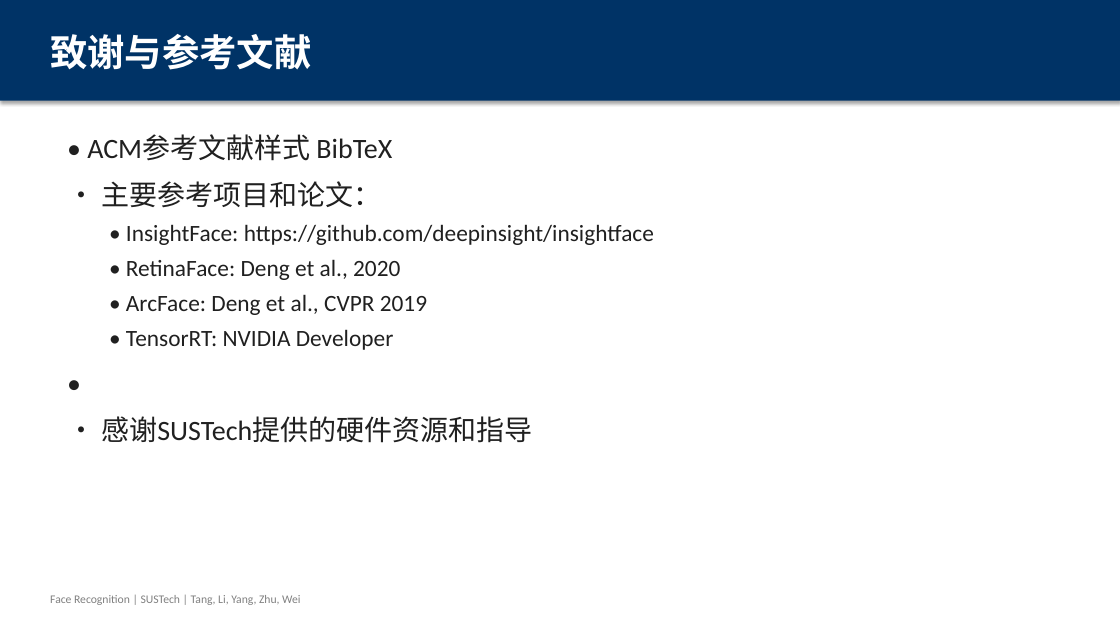
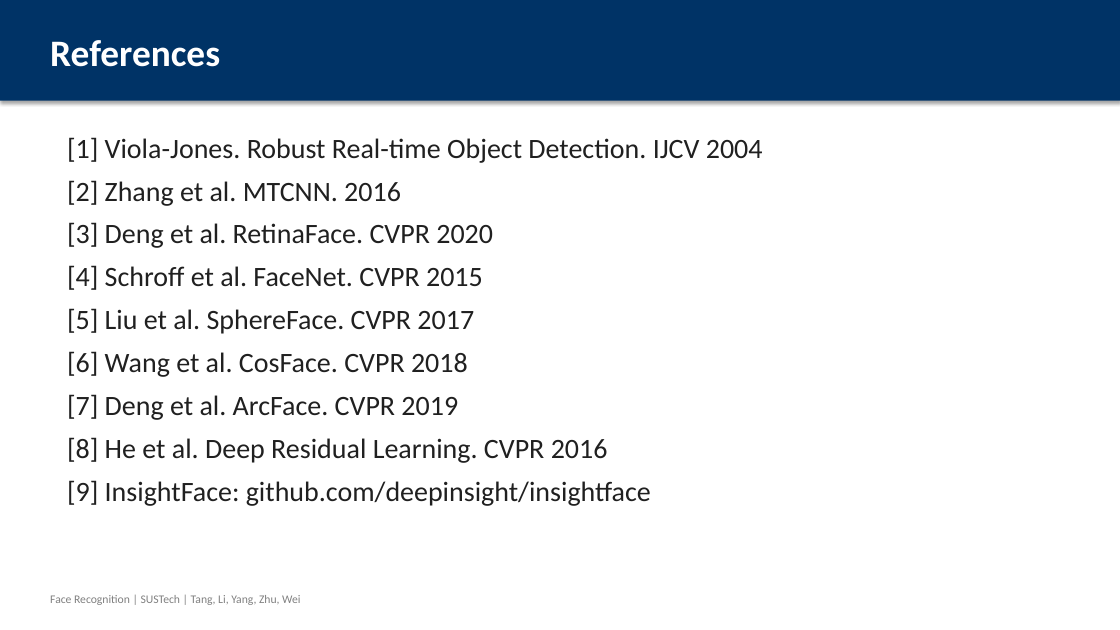
Before and after one commit to wuzhi456/Deep-learning-assignment3, a slide deck: slide 20 of Face_Recognition_Presentation.pptx (slide 15 before the commit). Drawn at 1120x630 pixels with LibreOffice and Linux fonts; fonts in the diff are those of the drawing. Boxes give left, top, right and bottom in pixels: in the first picture for what was removed or moved away, otherwise in the second. Text is boxed around its words. In the diff, an @@ line names an element or a change of style, - is before the commit and + after.

```diff
--- a/Face_Recognition_Presentation.pptx
+++ b/Face_Recognition_Presentation.pptx
@@ text at bbox=[50, 40, 220, 67]: text changed @@
-致谢与参考文献
+References
@@ text at bbox=[67, 137, 763, 506]: text changed; size 20 to 24 pt @@
-• ACM参考文献样式 BibTeX
-• 主要参考项目和论文：
-  • InsightFace: https://github.com/deepinsight/insightface
-  • RetinaFace: Deng et al., 2020
-  • ArcFace: Deng et al., CVPR 2019
-  • TensorRT: NVIDIA Developer
-•
-• 感谢SUSTech提供的硬件资源和指导
+[1] Viola-Jones. Robust Real-time Object Detection. IJCV 2004
+[2] Zhang et al. MTCNN. 2016
+[3] Deng et al. RetinaFace. CVPR 2020
+[4] Schroff et al. FaceNet. CVPR 2015
+[5] Liu et al. SphereFace. CVPR 2017
+[6] Wang et al. CosFace. CVPR 2018
+[7] Deng et al. ArcFace. CVPR 2019
+[8] He et al. Deep Residual Learning. CVPR 2016
+[9] InsightFace: github.com/deepinsight/insightface
```
Also in this commit, not shown: 4 other slides changed, 16 slides added, 10 slides removed.
